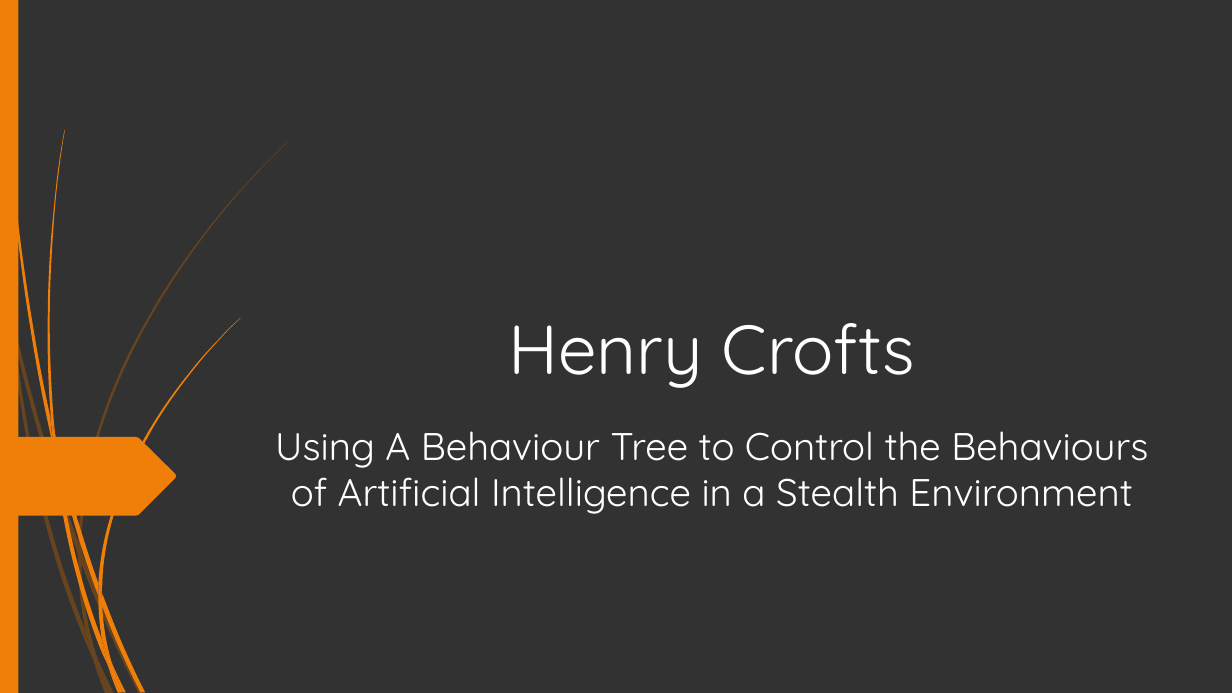
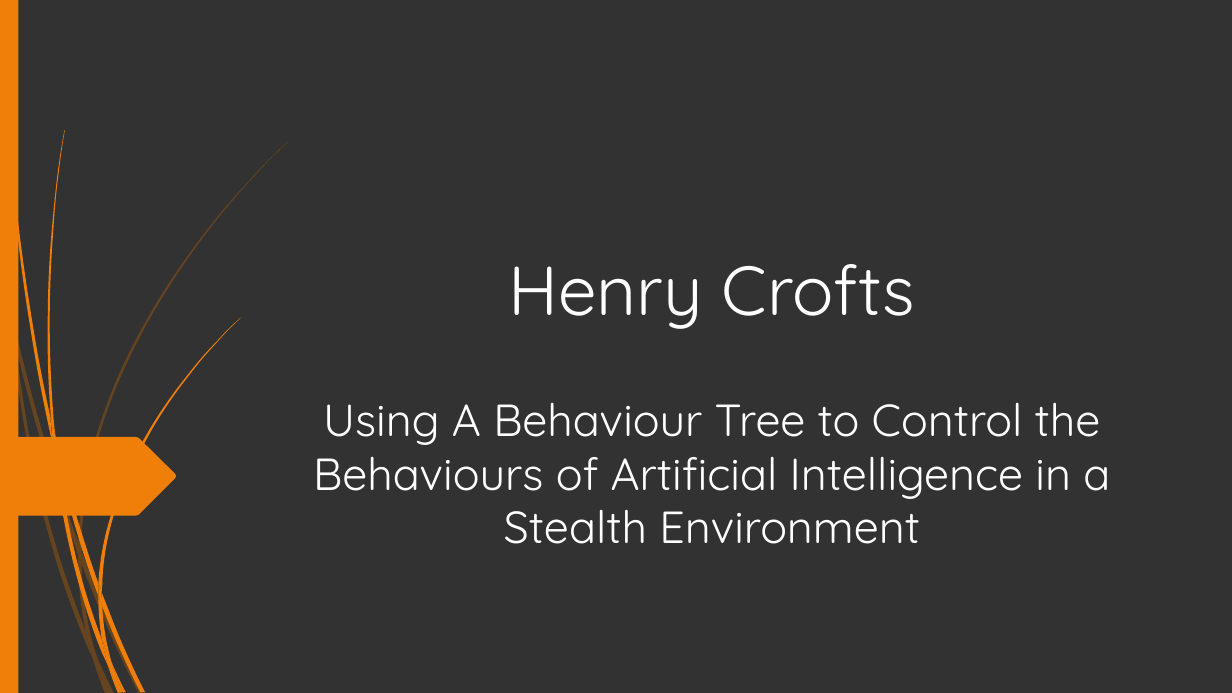
Before and after one commit to HenryWilliam95/AI_FINAL_PROJECT, a slide deck: slide 1 of Documents/Presentation-1.pptx. Drawn at 1232x693 pixels with LibreOffice and Linux fonts; fonts in the diff are those of the drawing. Boxes give left, top, right and bottom in pixels: in the first picture for what was removed or moved away, otherwise in the second. Text is boxed around its words. In the diff, an @@ line names an element or a change of style, - is before the commit and + after.

```diff
--- a/Documents/Presentation-1.pptx
+++ b/Documents/Presentation-1.pptx
@@ title "Henry Crofts": place and size @@
-title "Henry Crofts" at (508, 323, 916, 388)
+title "Henry Crofts" at (508, 264, 916, 329)
@@ subtitle "Using A Behaviour Tree to ...": place and size @@
-subtitle "Using A Behaviour Tree to ..." at (275, 431, 1148, 514)
+subtitle "Using A Behaviour Tree to ..." at (313, 403, 1110, 544)
@@ subtitle "Using A Behaviour Tree to ..." at (313, 403, 1110, 544): size 30 to 35 pt @@
```
Also in this commit, not shown: 2 other slides changed, 6 slides added, 2 slides removed.
